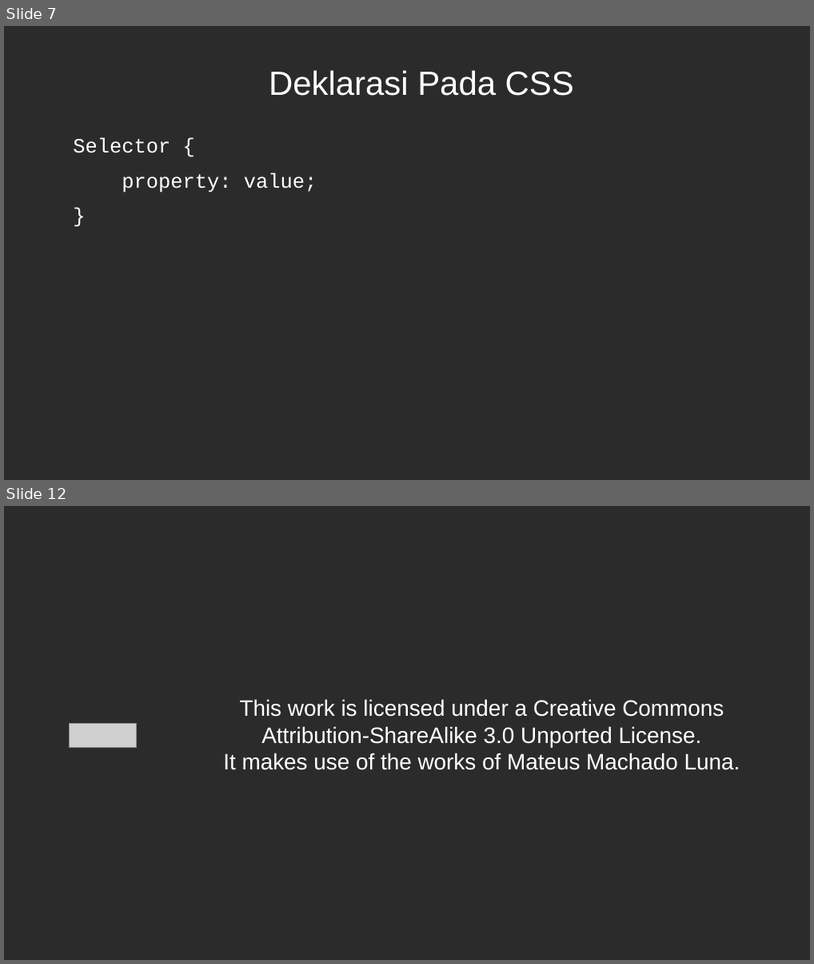
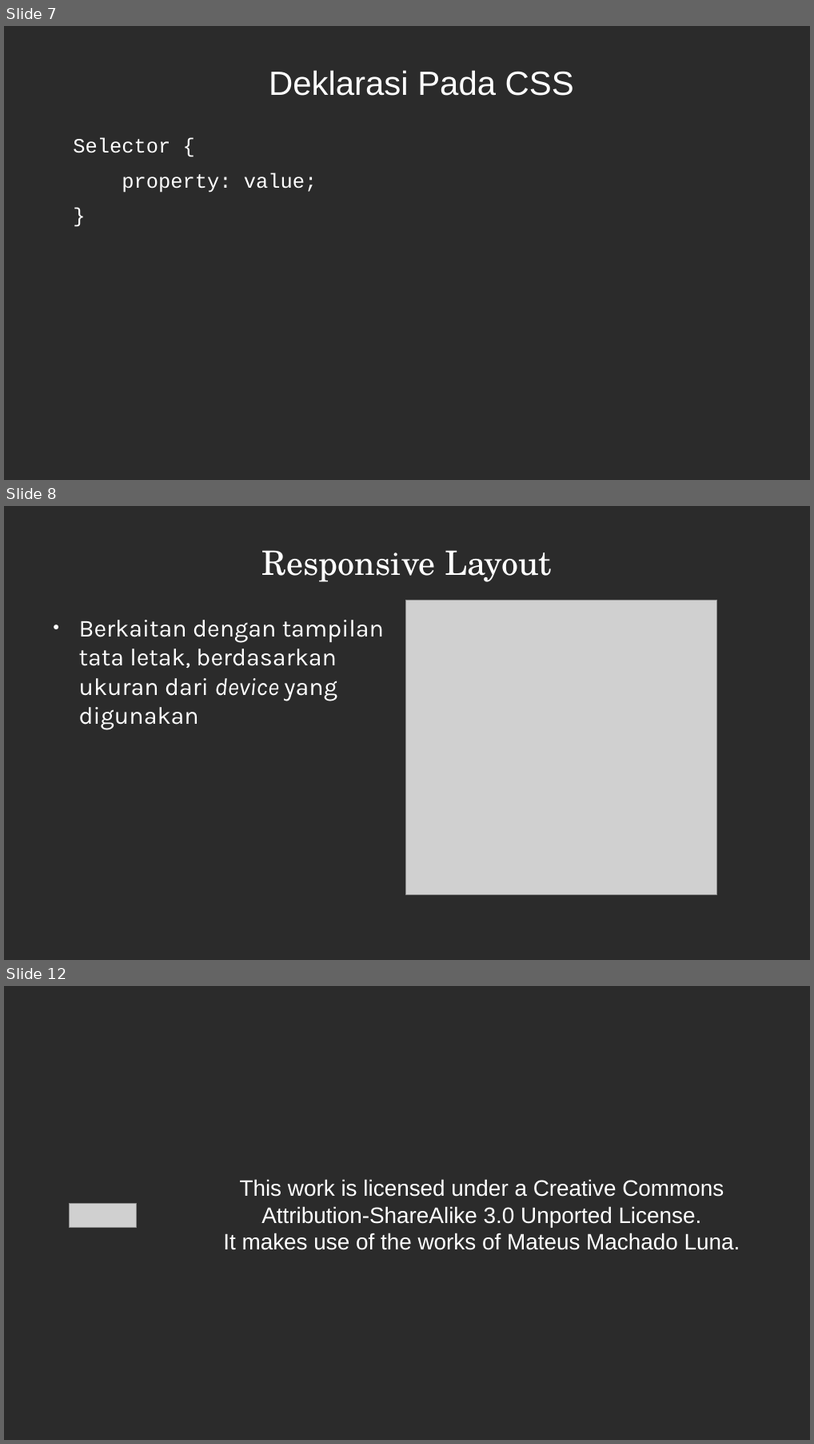
Before and after one commit to metgag/task-weekly-tiga-koda, a slide deck: ppt-weekly-tiga.odp. Shown one above the other, each under a label of ours: slides 7 and 12 before the commit, slides 7, 8 and 12 after it; the slides between them are not shown. The pictures are 814x964 and 814x1444 pixels, drawn with LibreOffice and Linux fonts; fonts in the diff are those of the drawing; grey boxes stand for pictures; background and template pictures are left out; a plain dark background stands for a picture behind light text. Boxes give left, top, right and bottom in pixels: in the first picture for what was removed or moved away, otherwise in the second. Text is boxed around its words. In the diff, an @@ line names an element or a change of style, - is before the commit and + after.

```diff
--- a/ppt-weekly-tiga.odp
+++ b/ppt-weekly-tiga.odp
@@ slide 8 added at [4,506,810,960], background picture (left out) @@
@@ title added at [262,550,552,582], 33 pt, text #FFFFFF @@
+Responsive Layout
@@ picture added at [406,600,718,895] @@
@@ text added at [79,620,384,730], 24 pt, text #FFFFFF @@
+● Berkaitan dengan tampilan tata letak, berdasarkan ukuran dari device yang digunakan
```
Also in this commit, not shown: 1 slide removed, 3 other files.
